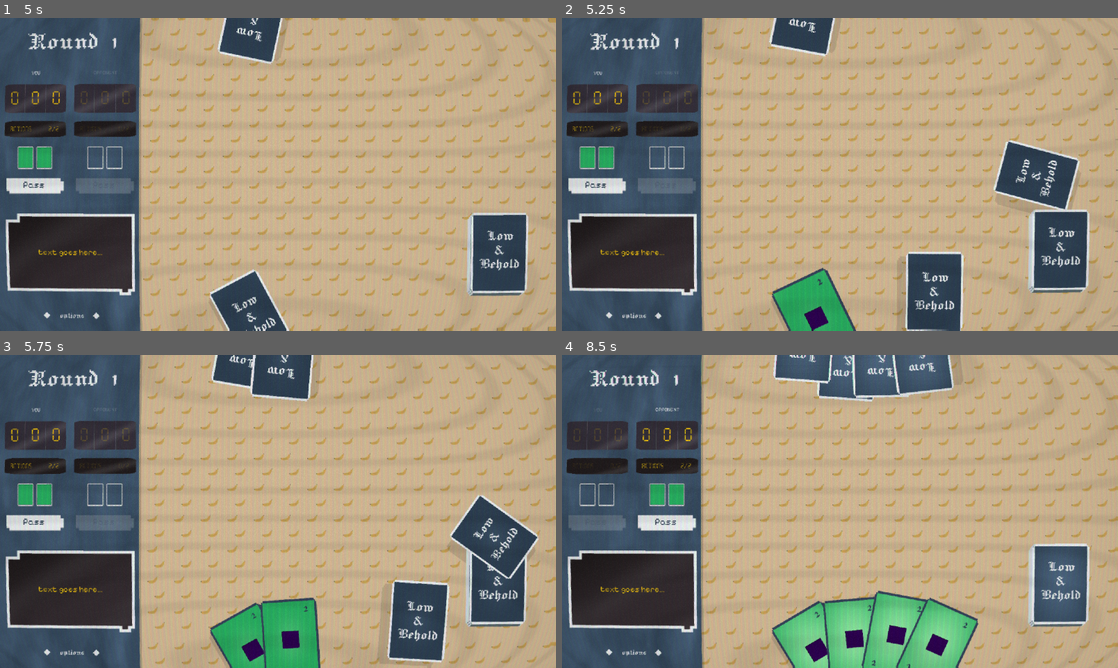
Above: before the commit, frames 1-4 (two rows, left to right).
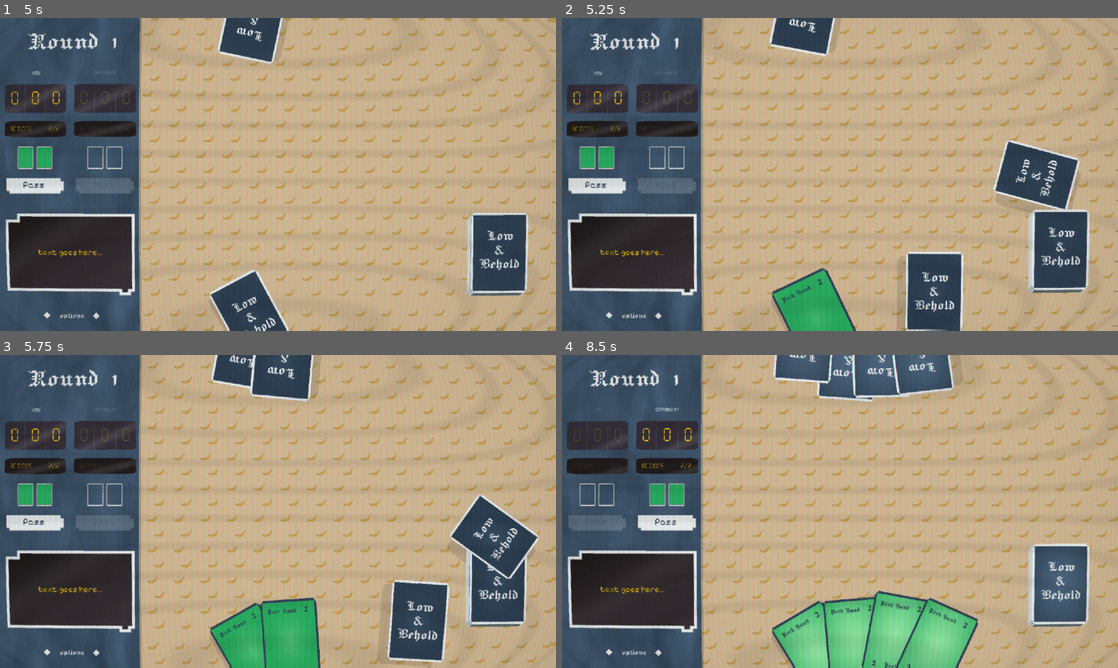
Above: after the commit, the same moments.

Repository: thomisfrank/LAB3
Game: Godot game, scene res://Scenes/main.tscn
Two runs of this game, one before a commit and one after it. Both use one fixed random seed, a clock stepped at 60 frames per second and the inputs below.
Inputs (mouse positions are in pixels of both pictures, inside the frame that each line leads up to):
- Up to frame 1 (5 s): move the mouse to (400, 158) at 0.52 s; click (400, 158) at 0.6 s; move the mouse to (166, 190) at 1.27 s; click (166, 190) at 1.35 s; move the mouse to (333, 105) at 2.02 s; click (333, 105) at 2.1 s; move the mouse to (250, 237) at 2.77 s; click (250, 237) at 2.85 s; move the mouse to (444, 221) at 3.52 s; click (444, 221) at 3.6 s; move the mouse to (111, 127) at 4.27 s; click (111, 127) at 4.35 s
- Up to frame 2 (5.25 s): click (817, 318) at 5.02 s
- Up to frame 3 (5.75 s): no input
- Up to frame 4 (8.5 s): click "Pass" at 5.75 s; click (817, 652) at 6.52 s; click "Pass" at 7.25 s; click (817, 655) at 8.02 s

Frame 1 is identical in both runs. In frame 2, 0.3% of the frame differs, in the area x 39-48%, y 85-100%; in frame 3, 0.4%; in frame 4, 1.0%, in the area x 39-71%, y 78-100%.

Commit message:
Card data established

Diff:
--- a/Scenes/Core/card.tscn
+++ b/Scenes/Core/card.tscn
@@ -1,9 +1,10 @@
-[gd_scene load_steps=27 format=3 uid="uid://jk3nxgheskjr"]
+[gd_scene load_steps=28 format=3 uid="uid://jk3nxgheskjr"]
 
 [ext_resource type="Shader" uid="uid://dl18pdf50a4mb" path="res://Scripts/Shader/CardBorder.gdshader" id="1_k8pqf"]
 [ext_resource type="Shader" uid="uid://dyirwv38vux2g" path="res://Scripts/Shader/CardGradient.gdshader" id="2_fyv6h"]
 [ext_resource type="Shader" uid="uid://c82r54bghps0l" path="res://Scripts/Shader/TextJitter.gdshader" id="3_1cqmn"]
 [ext_resource type="FontFile" uid="uid://m1ywn43ipi6s" path="res://Assets/fonts/Jacquard12-Regular.ttf" id="3_fyv6h"]
+[ext_resource type="Texture2D" uid="uid://bvddrq4tfga74" path="res://Assets/CardFramework/PeekHand.png" id="3_igamc"]
 [ext_resource type="Texture2D" uid="uid://c5hggaaw5c51v" path="res://Assets/CardFramework/Logo.png" id="4_fyv6h"]
 
 [sub_resource type="StyleBoxEmpty" id="StyleBoxEmpty_k8pqf"]
@@ -45,9 +46,6 @@
 height = 660
 fill = 1
 
-[sub_resource type="PlaceholderTexture2D" id="PlaceholderTexture2D_4ekg0"]
-size = Vector2(150, 150)
-
 [sub_resource type="ShaderMaterial" id="ShaderMaterial_igamc"]
 shader = ExtResource("3_1cqmn")
 shader_parameter/jitter_rate = 4.50000016625
@@ -56,6 +54,11 @@
 [sub_resource type="LabelSettings" id="LabelSettings_nw351"]
 font = ExtResource("3_fyv6h")
 font_size = 125
+font_color = Color(0.17254902, 0.24313726, 0.3137255, 1)
+
+[sub_resource type="LabelSettings" id="LabelSettings_vxxc8"]
+font = ExtResource("3_fyv6h")
+font_size = 64
 font_color = Color(0.17254902, 0.24313726, 0.3137255, 1)
 
 [sub_resource type="ShaderMaterial" id="ShaderMaterial_1cqmn"]
@@ -99,6 +102,7 @@
 theme_override_styles/hover = SubResource("StyleBoxEmpty_1cqmn")
 theme_override_styles/disabled = SubResource("StyleBoxEmpty_igamc")
 theme_override_styles/focus = SubResource("StyleBoxEmpty_vxxc8")
+metadata/_edit_vertical_guides_ = [61.0, 448.0]
 
 [node name="CardFace" type="Node2D" parent="."]
 
@@ -113,9 +117,8 @@
 texture = SubResource("GradientTexture2D_ridwv")
 
 [node name="Icon" type="Sprite2D" parent="CardFace"]
-modulate = Color(0.17254902, 0.24313726, 0.3137255, 1)
 position = Vector2(253, 351)
-texture = SubResource("PlaceholderTexture2D_4ekg0")
+texture = ExtResource("3_igamc")
 
 [node name="ValueLabel" type="Label" parent="CardFace"]
 material = SubResource("ShaderMaterial_igamc")
@@ -137,6 +140,22 @@
 text = "2"
 label_settings = SubResource("LabelSettings_nw351")
 horizontal_alignment = 2
+
+[node name="SuitLabel" type="Label" parent="CardFace"]
+offset_left = 61.0
+offset_top = 68.0
+offset_right = 317.0
+offset_bottom = 133.0
+text = "Peek Hand"
+label_settings = SubResource("LabelSettings_vxxc8")
+
+[node name="SuitLabel2" type="Label" parent="CardFace"]
+offset_left = 194.0
+offset_top = 593.0
+offset_right = 450.0
+offset_bottom = 658.0
+text = "Peek Hand"
+label_settings = SubResource("LabelSettings_vxxc8")
 
 [node name="CardBack" type="Node2D" parent="."]
 visible = false
--- /dev/null
+++ b/Scripts/CardData/Back.json
@@ -0,0 +1,9 @@
+{
+	"name": "Back",
+	"suit": "Back",
+	"value": "0",
+	"icon_path": "Logo.png",
+	"description": "Card back",
+	"color_a": [0.5, 0.5, 0.5, 1.0],
+	"color_b": [0.2, 0.2, 0.2, 1.0]
+}
--- /dev/null
+++ b/Scripts/CardData/Draw_10.json
@@ -0,0 +1,9 @@
+{
+	"name": "Draw_10",
+	"suit": "Draw",
+	"value": "10",
+	"icon_path": "Draw.png",
+	"description": "Draw 1 card",
+	"color_a": [1.0, 0.5686275, 0.5686275, 1.0],
+	"color_b": [0.9411765, 0.05882353, 0.05882353, 1.0]
+}
--- /dev/null
+++ b/Scripts/CardData/Draw_2.json
@@ -0,0 +1,9 @@
+{
+	"name": "Draw_2",
+	"suit": "Draw",
+	"value": "2",
+	"icon_path": "Draw.png",
+	"description": "Draw 1 card",
+	"color_a": [1.0, 0.5686275, 0.5686275, 1.0],
+	"color_b": [0.9411765, 0.05882353, 0.05882353, 1.0]
+}
--- /dev/null
+++ b/Scripts/CardData/Draw_4.json
@@ -0,0 +1,9 @@
+{
+	"name": "Draw_4",
+	"suit": "Draw",
+	"value": "4",
+	"icon_path": "Draw.png",
+	"description": "Draw 1 card",
+	"color_a": [1.0, 0.5686275, 0.5686275, 1.0],
+	"color_b": [0.9411765, 0.05882353, 0.05882353, 1.0]
+}
--- /dev/null
+++ b/Scripts/CardData/Draw_6.json
@@ -0,0 +1,9 @@
+{
+	"name": "Draw_6",
+	"suit": "Draw",
+	"value": "6",
+	"icon_path": "Draw.png",
+	"description": "Draw 1 card",
+	"color_a": [1.0, 0.5686275, 0.5686275, 1.0],
+	"color_b": [0.9411765, 0.05882353, 0.05882353, 1.0]
+}
--- /dev/null
+++ b/Scripts/CardData/Draw_8.json
@@ -0,0 +1,9 @@
+{
+	"name": "Draw_8",
+	"suit": "Draw",
+	"value": "8",
+	"icon_path": "Draw.png",
+	"description": "Draw 1 card",
+	"color_a": [1.0, 0.5686275, 0.5686275, 1.0],
+	"color_b": [0.9411765, 0.05882353, 0.05882353, 1.0]
+}
--- /dev/null
+++ b/Scripts/CardData/PeekDeck_10.json
@@ -0,0 +1,9 @@
+{
+	"name": "PeekDeck_10",
+	"suit": "PeekDeck",
+	"value": "10",
+	"icon_path": "PeekDeck.png",
+	"description": "Look at the top 2 cards of the deck",
+	"color_a": [1.0, 0.9137255, 0.5686275, 1.0],
+	"color_b": [0.94509804, 0.76862746, 0.05882353, 1.0]
+}
--- /dev/null
+++ b/Scripts/CardData/PeekDeck_2.json
@@ -0,0 +1,9 @@
+{
+	"name": "PeekDeck_2",
+	"suit": "PeekDeck",
+	"value": "2",
+	"icon_path": "PeekDeck.png",
+	"description": "Look at the top 2 cards of the deck",
+	"color_a": [1.0, 0.9137255, 0.5686275, 1.0],
+	"color_b": [0.94509804, 0.76862746, 0.05882353, 1.0]
+}
--- /dev/null
+++ b/Scripts/CardData/PeekDeck_4.json
@@ -0,0 +1,9 @@
+{
+	"name": "PeekDeck_4",
+	"suit": "PeekDeck",
+	"value": "4",
+	"icon_path": "PeekDeck.png",
+	"description": "Look at the top 2 cards of the deck",
+	"color_a": [1.0, 0.9137255, 0.5686275, 1.0],
+	"color_b": [0.94509804, 0.76862746, 0.05882353, 1.0]
+}
--- /dev/null
+++ b/Scripts/CardData/PeekDeck_6.json
@@ -0,0 +1,9 @@
+{
+	"name": "PeekDeck_6",
+	"suit": "PeekDeck",
+	"value": "6",
+	"icon_path": "PeekDeck.png",
+	"description": "Look at the top 2 cards of the deck",
+	"color_a": [1.0, 0.9137255, 0.5686275, 1.0],
+	"color_b": [0.94509804, 0.76862746, 0.05882353, 1.0]
+}
--- /dev/null
+++ b/Scripts/CardData/PeekDeck_8.json
@@ -0,0 +1,9 @@
+{
+	"name": "PeekDeck_8",
+	"suit": "PeekDeck",
+	"value": "8",
+	"icon_path": "PeekDeck.png",
+	"description": "Look at the top 2 cards of the deck",
+	"color_a": [1.0, 0.9137255, 0.5686275, 1.0],
+	"color_b": [0.94509804, 0.76862746, 0.05882353, 1.0]
+}
--- /dev/null
+++ b/Scripts/CardData/PeekHand_10.json
@@ -0,0 +1,9 @@
+{
+	"name": "PeekHand_10",
+	"suit": "PeekHand",
+	"value": "10",
+	"icon_path": "PeekHand.png",
+	"description": "Look at a card in your opponent's hand",
+	"color_a": [0.5686275, 0.8039216, 0.5019608, 1.0],
+	"color_b": [0.15294118, 0.68235296, 0.3764706, 1.0]
+}
--- /dev/null
+++ b/Scripts/CardData/PeekHand_2.json
@@ -0,0 +1,9 @@
+{
+	"name": "PeekHand_2",
+	"suit": "PeekHand",
+	"value": "2",
+	"icon_path": "PeekHand.png",
+	"description": "Look at a card in your opponent's hand",
+	"color_a": [0.5686275, 0.8039216, 0.5019608, 1.0],
+	"color_b": [0.15294118, 0.68235296, 0.3764706, 1.0]
+}
--- /dev/null
+++ b/Scripts/CardData/PeekHand_4.json
@@ -0,0 +1,9 @@
+{
+	"name": "PeekHand_4",
+	"suit": "PeekHand",
+	"value": "4",
+	"icon_path": "PeekHand.png",
+	"description": "Look at a card in your opponent's hand",
+	"color_a": [0.5686275, 0.8039216, 0.5019608, 1.0],
+	"color_b": [0.15294118, 0.68235296, 0.3764706, 1.0]
+}
--- /dev/null
+++ b/Scripts/CardData/PeekHand_6.json
@@ -0,0 +1,9 @@
+{
+	"name": "PeekHand_6",
+	"suit": "PeekHand",
+	"value": "6",
+	"icon_path": "PeekHand.png",
+	"description": "Look at a card in your opponent's hand",
+	"color_a": [0.5686275, 0.8039216, 0.5019608, 1.0],
+	"color_b": [0.15294118, 0.68235296, 0.3764706, 1.0]
+}
--- /dev/null
+++ b/Scripts/CardData/PeekHand_8.json
@@ -0,0 +1,9 @@
+{
+	"name": "PeekHand_8",
+	"suit": "PeekHand",
+	"value": "8",
+	"icon_path": "PeekHand.png",
+	"description": "Look at a card in your opponent's hand",
+	"color_a": [0.5686275, 0.8039216, 0.5019608, 1.0],
+	"color_b": [0.15294118, 0.68235296, 0.3764706, 1.0]
+}
--- /dev/null
+++ b/Scripts/CardData/Swap_10.json
@@ -0,0 +1,9 @@
+{
+	"name": "Swap_10",
+	"suit": "Swap",
+	"value": "10",
+	"icon_path": "Swap.png",
+	"description": "Swap this card with one from your opponent's hand",
+	"color_a": [0.7411765, 0.5686275, 1.0, 1.0],
+	"color_b": [0.49411765, 0.05882353, 0.9411765, 1.0]
+}
--- /dev/null
+++ b/Scripts/CardData/Swap_2.json
@@ -0,0 +1,9 @@
+{
+	"name": "Swap_2",
+	"suit": "Swap",
+	"value": "2",
+	"icon_path": "Swap.png",
+	"description": "Swap this card with one from your opponent's hand",
+	"color_a": [0.7411765, 0.5686275, 1.0, 1.0],
+	"color_b": [0.49411765, 0.05882353, 0.9411765, 1.0]
+}
--- /dev/null
+++ b/Scripts/CardData/Swap_4.json
@@ -0,0 +1,9 @@
+{
+	"name": "Swap_4",
+	"suit": "Swap",
+	"value": "4",
+	"icon_path": "Swap.png",
+	"description": "Swap this card with one from your opponent's hand",
+	"color_a": [0.7411765, 0.5686275, 1.0, 1.0],
+	"color_b": [0.49411765, 0.05882353, 0.9411765, 1.0]
+}
--- /dev/null
+++ b/Scripts/CardData/Swap_6.json
@@ -0,0 +1,9 @@
+{
+	"name": "Swap_6",
+	"suit": "Swap",
+	"value": "6",
+	"icon_path": "Swap.png",
+	"description": "Swap this card with one from your opponent's hand",
+	"color_a": [0.7411765, 0.5686275, 1.0, 1.0],
+	"color_b": [0.49411765, 0.05882353, 0.9411765, 1.0]
+}
--- /dev/null
+++ b/Scripts/CardData/Swap_8.json
@@ -0,0 +1,9 @@
+{
+	"name": "Swap_8",
+	"suit": "Swap",
+	"value": "8",
+	"icon_path": "Swap.png",
+	"description": "Swap this card with one from your opponent's hand",
+	"color_a": [0.7411765, 0.5686275, 1.0, 1.0],
+	"color_b": [0.49411765, 0.05882353, 0.9411765, 1.0]
+}
